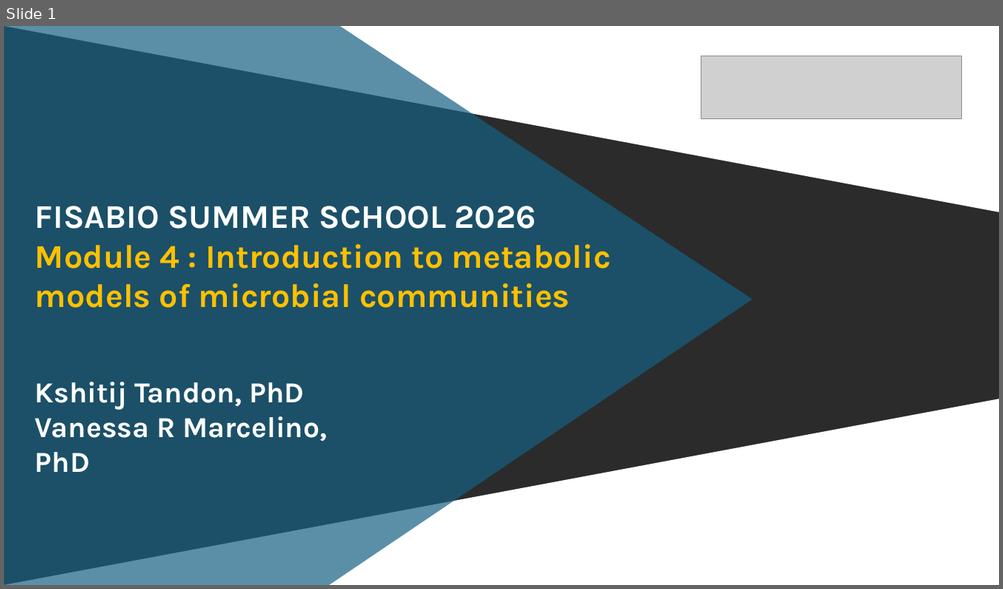
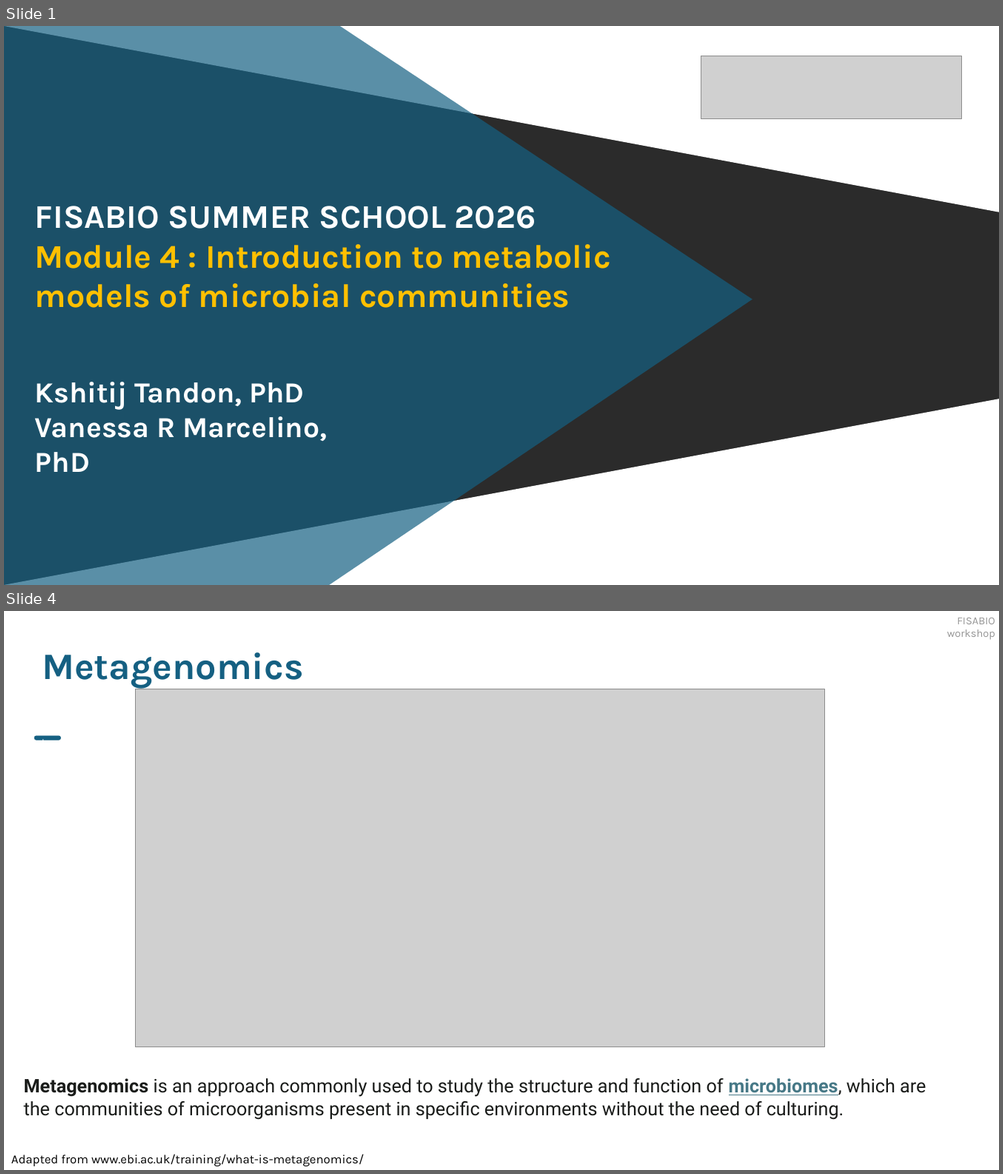
Before and after one commit to kshitijtandon/fisabio-gapseq-workshop, a slide deck: slides/FISABIO_workshop_v1.pptx. Shown one above the other, each under a label of ours: slide 1 before the commit, slides 1 and 4 after it; the slides between them are not shown. The pictures are 1003x589 and 1003x1174 pixels, drawn with LibreOffice and Linux fonts; fonts in the diff are those of the drawing; grey boxes stand for pictures; background and template pictures are left out; a plain dark background stands for a picture behind light text. Boxes give left, top, right and bottom in pixels: in the first picture for what was removed or moved away, otherwise in the second. Text is boxed around its words. In the diff, an @@ line names an element or a change of style, - is before the commit and + after.

```diff
--- a/slides/FISABIO_workshop_v1.pptx
+++ b/slides/FISABIO_workshop_v1.pptx
@@ slide 4 added at bbox=[4, 611, 999, 1170], background #FFFFFF @@
@@ text added at bbox=[947, 618, 995, 640], 10.5 pt, text #969696 @@
+FISABIO workshop
@@ text added at bbox=[42, 652, 304, 688], 36 pt, text #156082, bold @@
+Metagenomics
@@ picture added at bbox=[135, 689, 824, 1048] @@
@@ text added at bbox=[24, 1079, 925, 1120], 18 pt, text #1A1C1A @@
+Metagenomics is an approach commonly used to study the structure and function of microbiomes, which are the communities of microorganisms present in specific environments without the need of culturing.
@@ text added at bbox=[11, 1154, 364, 1167], 12 pt, text #000000 @@
+Adapted from www.ebi.ac.uk/training/what-is-metagenomics/
```
Also in this commit, not shown: 5 slides changed, 3 other slides added, 2 slides removed, 6 other files.
